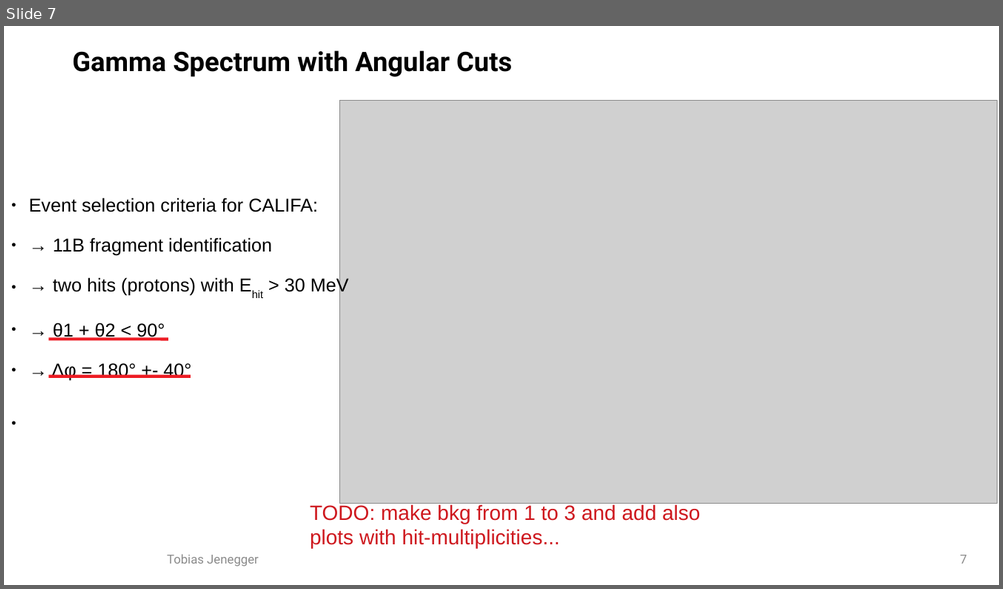
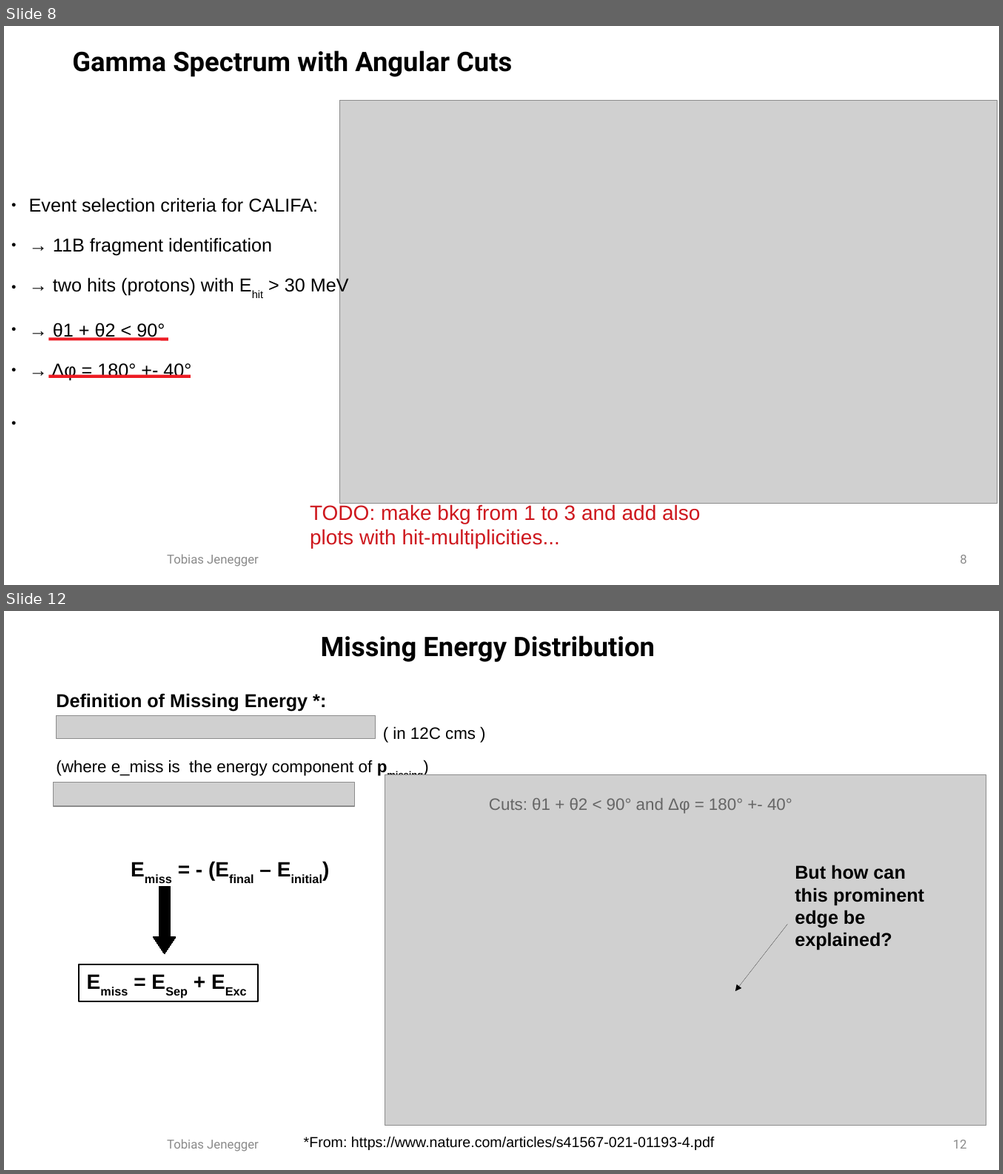
Before and after one commit to jenegger/2021_psi_pres, a slide deck: analysis.odp. Shown one above the other, each under a label of ours: slide 7 before the commit, slides 8 and 12 after it; the slides between them are not shown. The pictures are 1003x589 and 1003x1174 pixels, drawn with LibreOffice and Linux fonts; fonts in the diff are those of the drawing; grey boxes stand for pictures; background and template pictures are left out. Boxes give left, top, right and bottom in pixels: in the first picture for what was removed or moved away, otherwise in the second. Text is boxed around its words. In the diff, an @@ line names an element or a change of style, - is before the commit and + after.

```diff
--- a/analysis.odp
+++ b/analysis.odp
@@ slide 12 added at bbox=[4, 611, 999, 1170], background #FFFFFF @@
@@ title added at bbox=[321, 635, 654, 662], 26 pt, text #000000, bold @@
+Missing Energy Distribution
@@ text added at bbox=[56, 693, 373, 776], 16 pt, text #000000, bold @@
+Definition of Missing Energy *:
+(where e_miss is the energy component of pmissing)
+Emiss = - (Efinal – Einitial)
@@ picture added at bbox=[57, 715, 375, 738] @@
@@ text added at bbox=[392, 726, 475, 740], 16 pt, text #000000 @@
+( in 12C cms )
@@ picture added at bbox=[54, 783, 355, 806] @@
@@ picture added at bbox=[384, 775, 986, 1126] @@
@@ text added at bbox=[489, 798, 792, 814], 16 pt, text #666666 @@
+Cuts: θ1 + θ2 < 90° and Δφ = 180° +- 40°
@@ text added at bbox=[794, 865, 924, 951], 18 pt, text #000000, bold @@
+But how can this prominent edge be explained?
@@ down arrow added at bbox=[153, 887, 176, 954], fill #000000, outline #000000 0 pt @@
@@ arrow added from (788, 924) to (735, 991), #000000 0 pt @@
@@ rectangle added at bbox=[79, 965, 258, 1002], outline #000000 1.5 pt, 20 pt, text #000000, bold @@
+Emiss = ESep + EExc
@@ text added at bbox=[167, 1139, 259, 1152], 12 pt, text #8B8B8B @@
+Tobias Jenegger
@@ text added at bbox=[304, 1136, 714, 1150], 14 pt, text #000000 @@
+*From: https://www.nature.com/articles/s41567-021-01193-4.pdf
@@ page number added at bbox=[953, 1140, 967, 1149], 12 pt, text #8B8B8B @@
+12
@@ what was slide 7 is now slide 8 @@
@@ page number at bbox=[959, 555, 966, 564]: text changed @@
-7
+8
```
Also in this commit, not shown: 9 slides changed, 4 other slides added, 2 slides removed, 3 other files.
